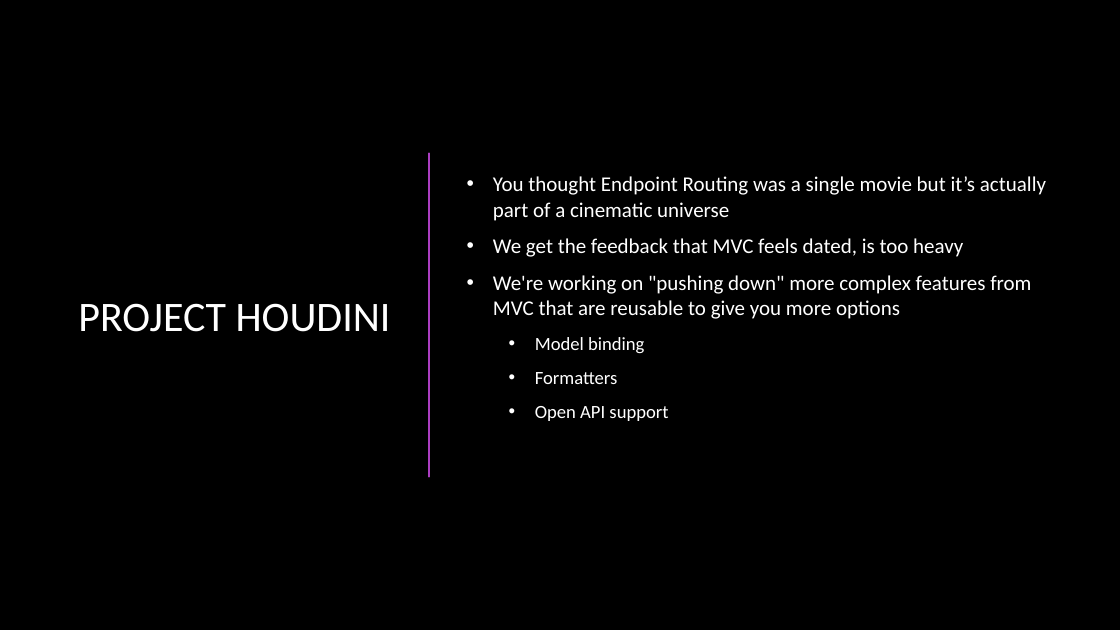
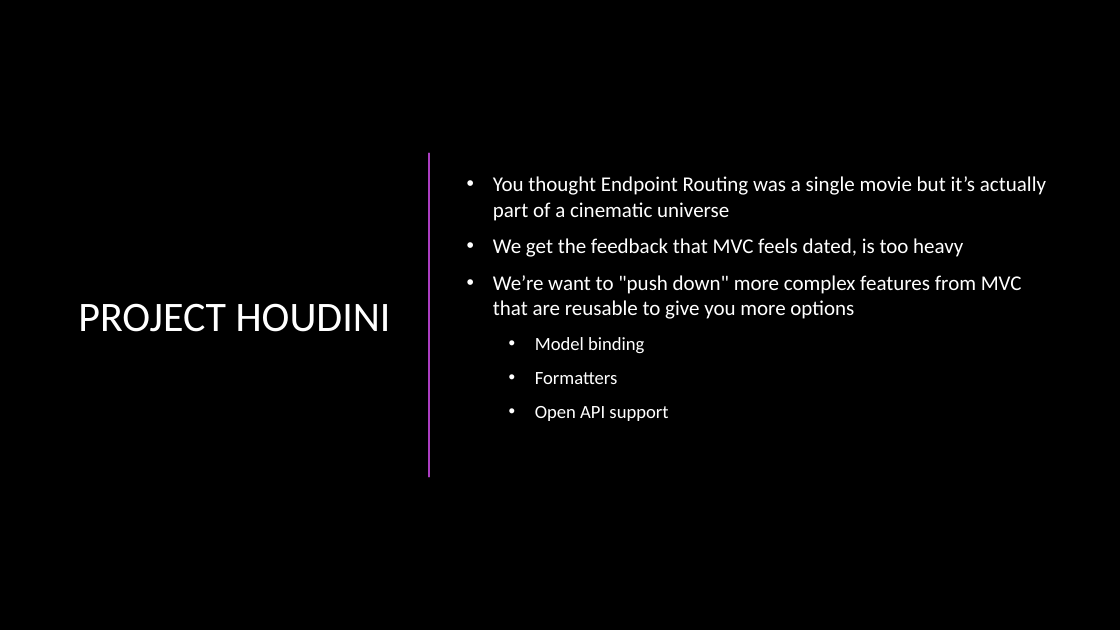
Before and after one commit to rynowak/Presentations, a slide deck: slide 16 of 2019/NDCSyndey/slides.pptx (slide 13 before the commit). Drawn at 1120x630 pixels with LibreOffice and Linux fonts; fonts in the diff are those of the drawing; background and template pictures are left out. Boxes give left, top, right and bottom in pixels: in the first picture for what was removed or moved away, otherwise in the second. Text is boxed around its words. In the diff, an @@ line names an element or a change of style, - is before the commit and + after.

```diff
--- a/2019/NDCSyndey/slides.pptx
+++ b/2019/NDCSyndey/slides.pptx
@@ text at box(493, 275, 1022, 319): text changed @@
-• We're working on "pushing down" more complex features from MVC that are reusable to give you more options
+• We’re want to "push down" more complex features from MVC that are reusable to give you more options
```
Also in this commit, not shown: 11 other slides changed, 5 slides added.
